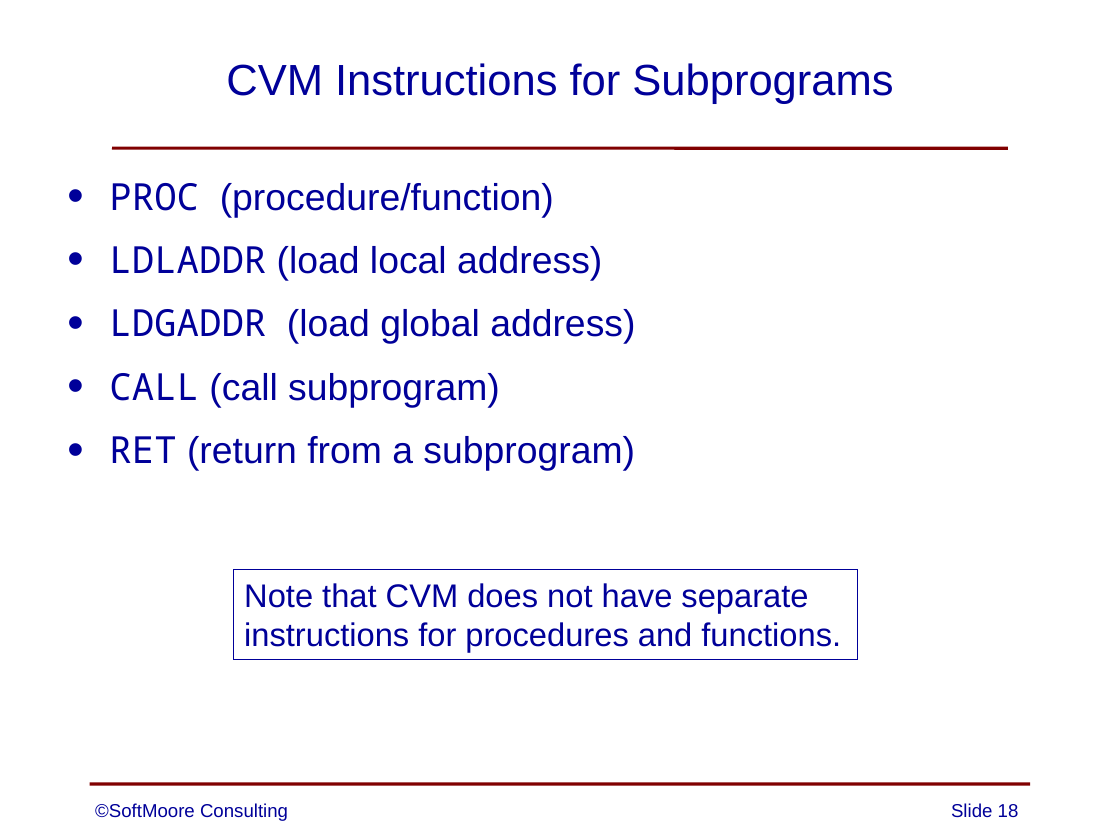
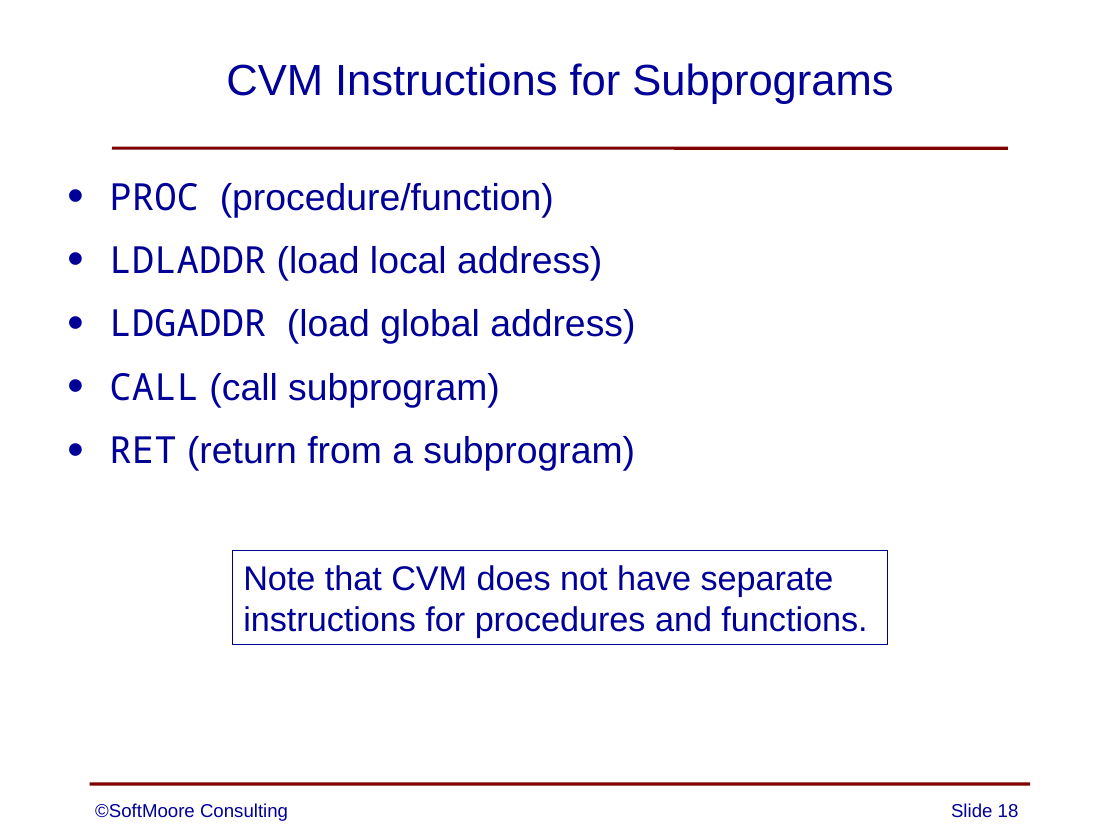
Before and after one commit to SoftMoore/CPRL, a slide deck: slide 18 of PowerPoint Slides/13 - Subprograms.pptx. Drawn at 1120x840 pixels with LibreOffice and Linux fonts; fonts in the diff are those of the drawing. Boxes give left, top, right and bottom in pixels: in the first picture for what was removed or moved away, otherwise in the second. Text is boxed around its words. In the diff, an @@ line names an element or a change of style, - is before the commit and + after.

Commit message:
several font adjustments; one correction, changed Context to SubprogramContext

```diff
--- a/PowerPoint Slides/13 - Subprograms.pptx
+++ b/PowerPoint Slides/13 - Subprograms.pptx
@@ rectangle "Note that CVM does not ...": place and size @@
-rectangle "Note that CVM does not ..." at (233,569,858,660)
+rectangle "Note that CVM does not ..." at (232,551,887,645)
@@ rectangle "Note that CVM does not ..." at (232,551,887,645): size 21 to 22 pt @@
```
Also in this commit, not shown: 9 other slides changed, 1 other file.
